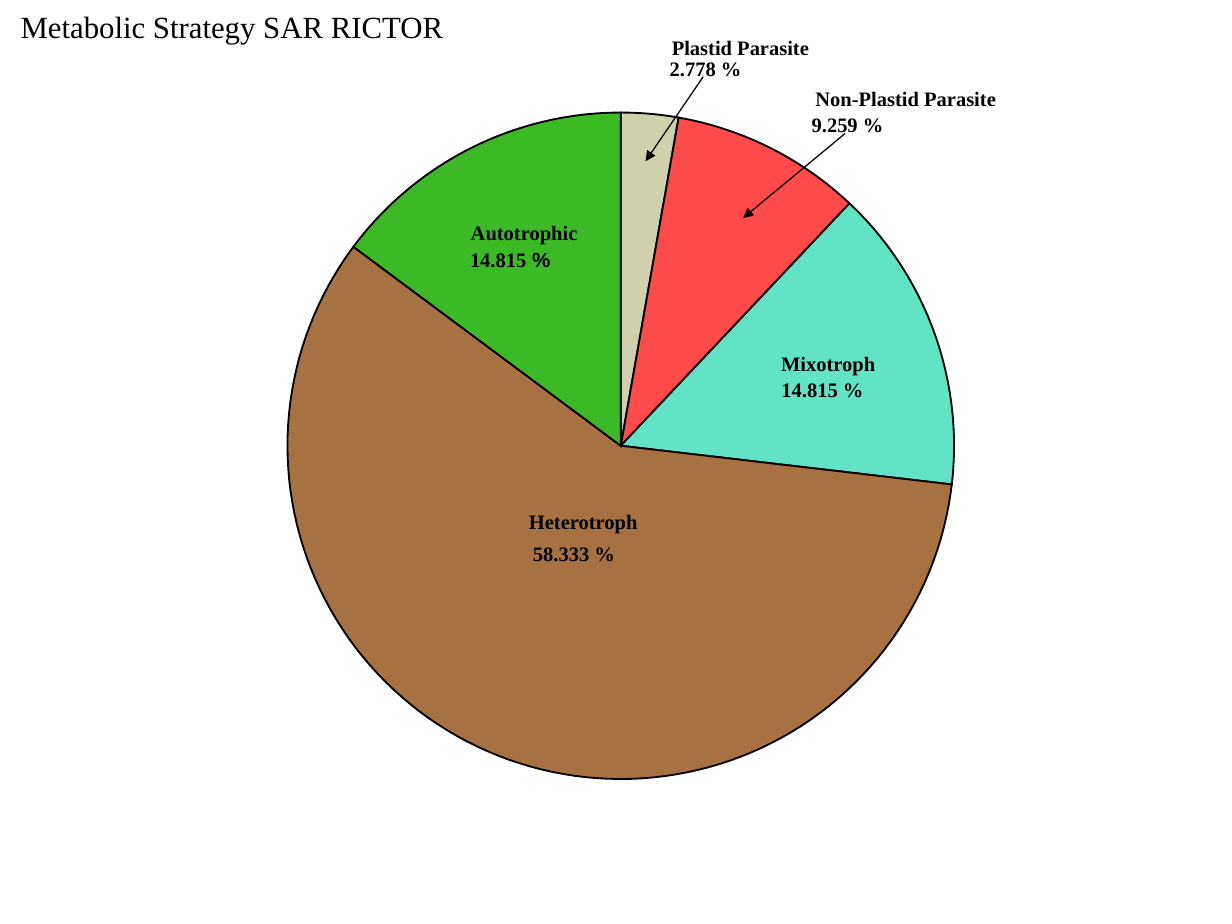
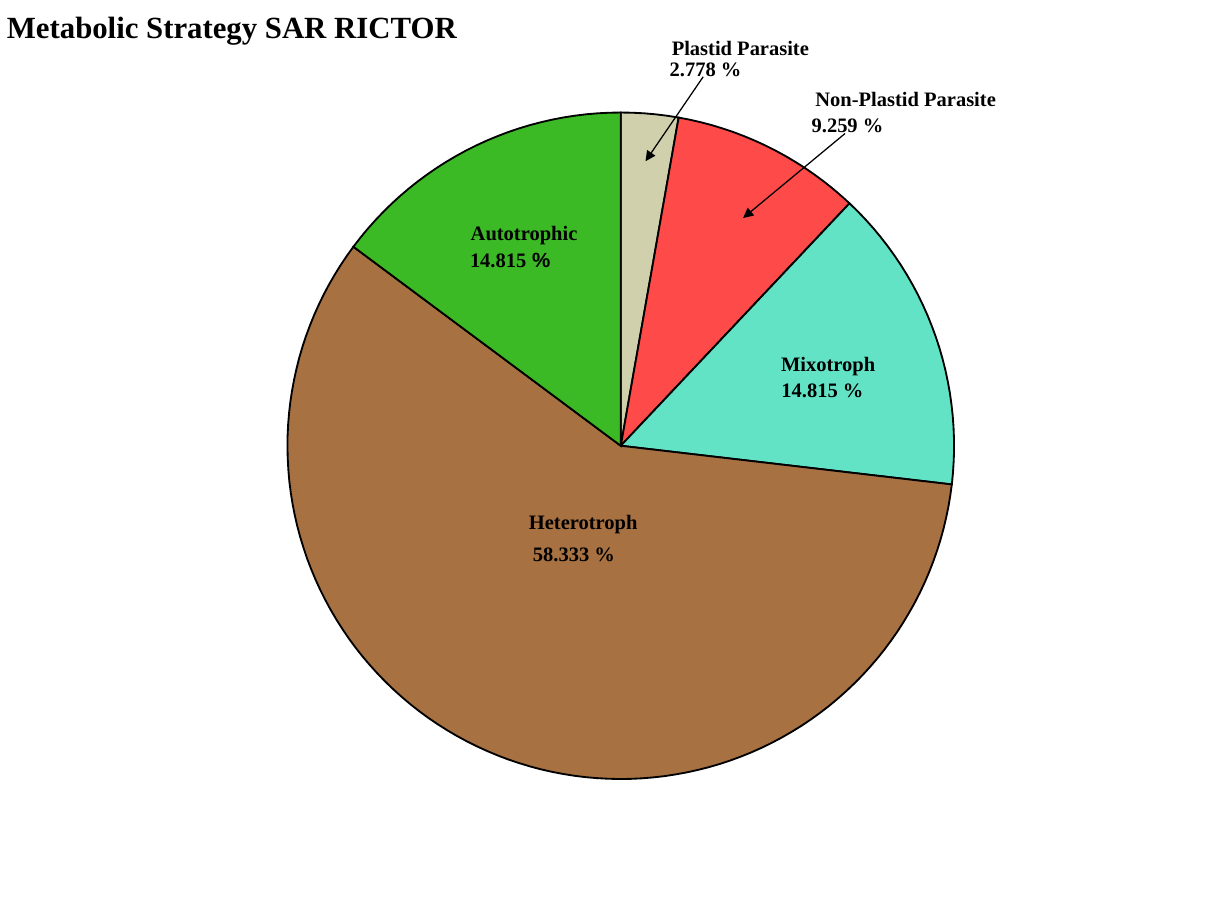
Before and after one commit to Dellaraam/TOR_phylogenetics, a slide deck: slide 1 of Images/Figures_To_Review/PieCharts_Metabolic/SAR/SARWithRictorv2.pptx. Drawn at 1232x924 pixels with LibreOffice and Linux fonts; fonts in the diff are those of the drawing. Boxes give left, top, right and bottom in pixels: in the first picture for what was removed or moved away, otherwise in the second. Text is boxed around its words. In the diff, an @@ line names an element or a change of style, - is before the commit and + after.

```diff
--- a/Images/Figures_To_Review/PieCharts_Metabolic/SAR/SARWithRictorv2.pptx
+++ b/Images/Figures_To_Review/PieCharts_Metabolic/SAR/SARWithRictorv2.pptx
@@ text "Metabolic Strategy SAR RICTOR" at (7,16,457,44): bold on @@
```
Also in this commit, not shown: 5 other files.
